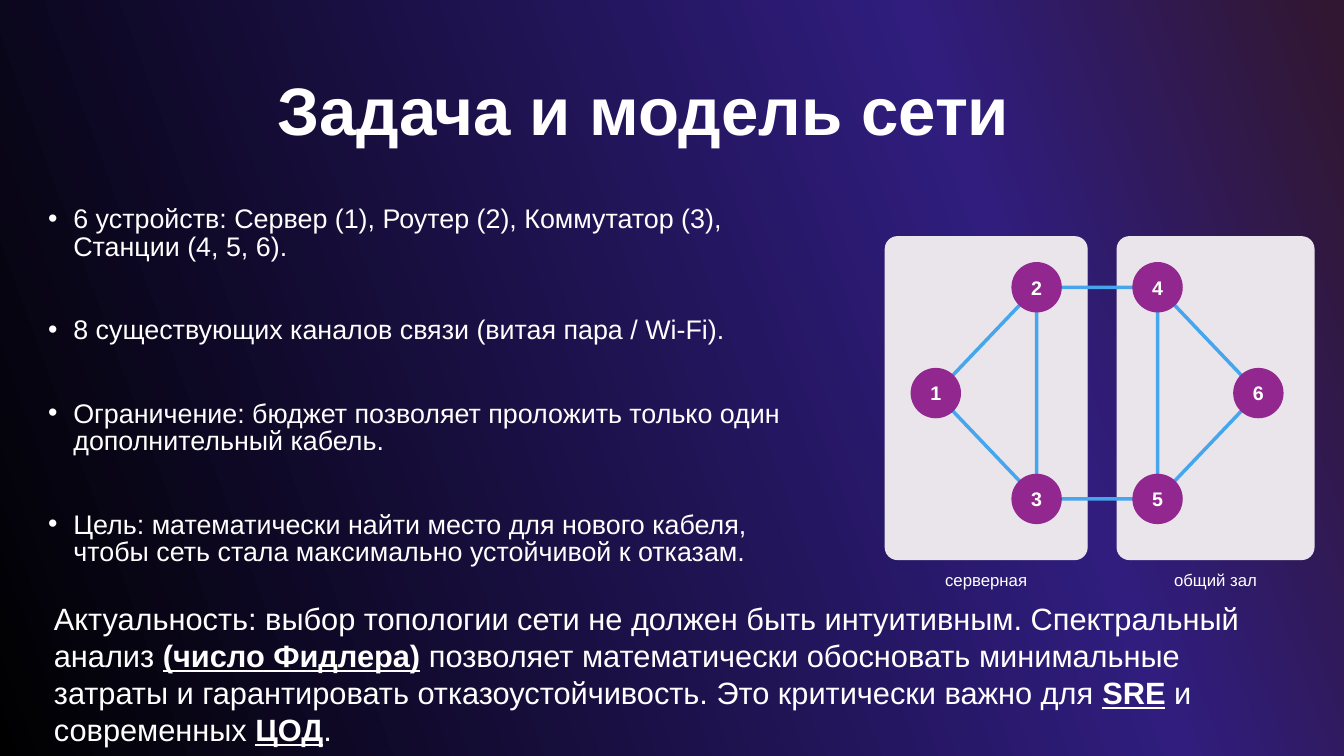
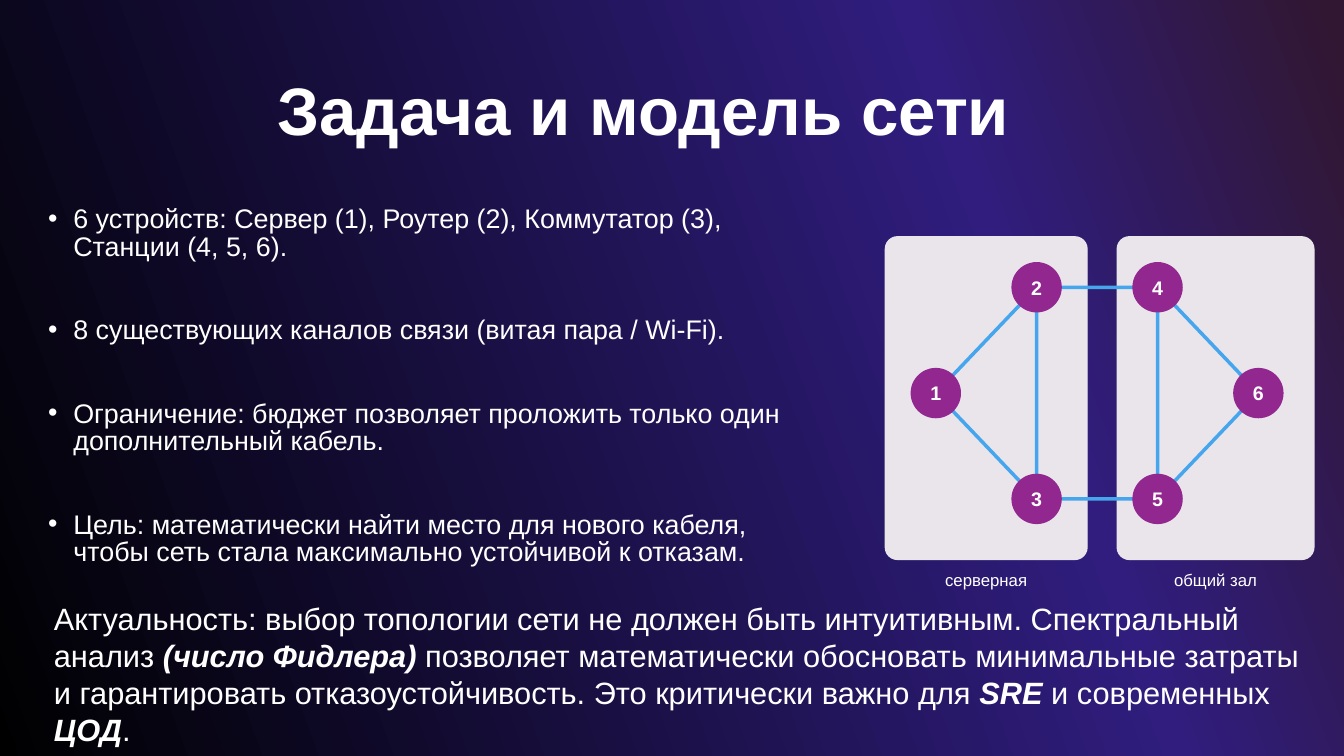
Before and after one commit to ZloyNinja/fault-tolerant-network-graph, a slide deck: slide 2 of Presentation.pptx. Drawn at 1344x756 pixels with LibreOffice and Linux fonts; fonts in the diff are those of the drawing; background and template pictures are left out. Boxes give left, top, right and bottom in pixels: in the first picture for what was removed or moved away, otherwise in the second. Text is boxed around its words. In the diff, an @@ line names an element or a change of style, - is before the commit and + after.

Commit message:
Update slide 2 (relevance)

```diff
--- a/Presentation.pptx
+++ b/Presentation.pptx
@@ text "Актуальность: выбор топологии сети не ..." at bbox=[54, 607, 1299, 746]: italic on, underline off in "(число Фидлера) SRE ЦОД." @@
```
